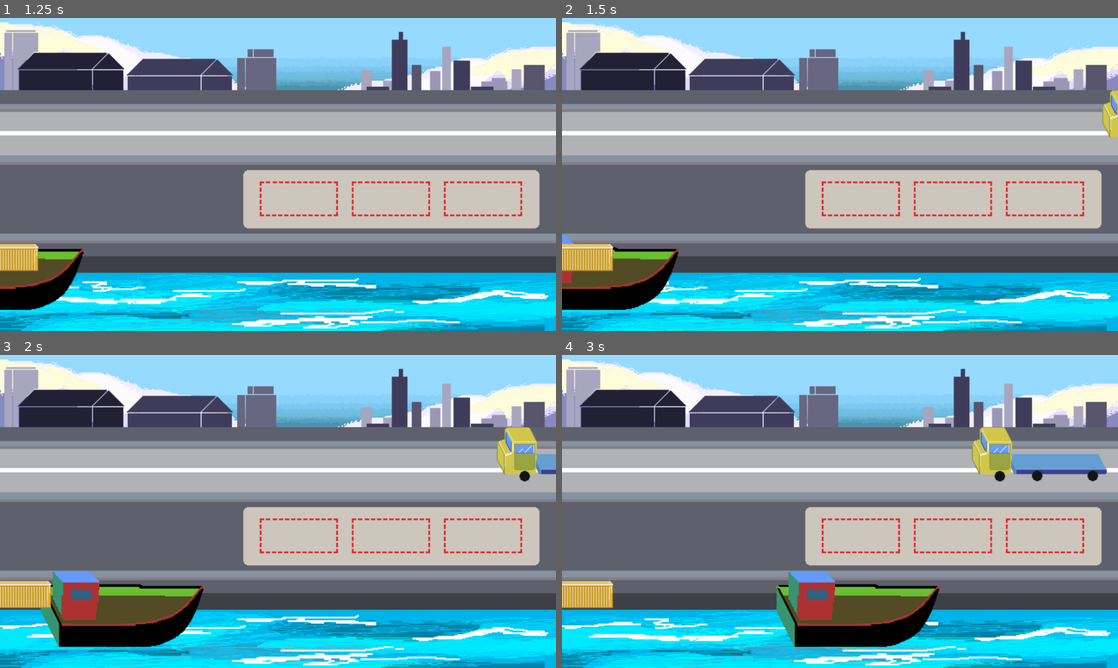
Above: before the commit, frames 1-4 (two rows, left to right).
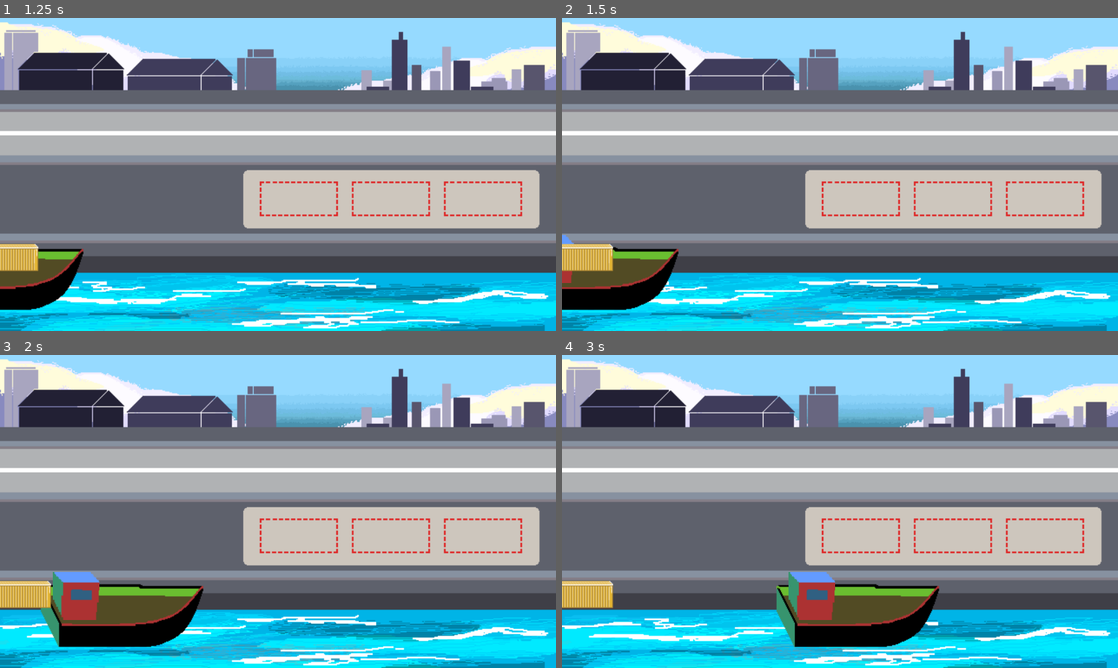
Above: after the commit, the same moments.

Repository: FlorCardinali/Game-jam-4.12.2023-puerto-de-ingeniero-white-
Game: Godot game, scene res://main.tscn
Same seed, same stepped clock (60 frames per second), same inputs: the game is played once before the commit and once after it.
Inputs (mouse positions are in pixels of both pictures, inside the frame that each line leads up to):
- Up to frame 1 (1.25 s): move the mouse to (400, 158) at 0.52 s; press the mouse at (400, 158) at 0.53 s
- Up to frame 2 (1.5 s): move the mouse to (567, 259) at 1.27 s; release the mouse at (567, 259) at 1.28 s; click (567, 259) at 1.35 s
- Up to frame 3 (2 s): no input
- Up to frame 4 (3 s): move the mouse to (895, 442) at 2.02 s; press the mouse at (895, 442) at 2.03 s; move the mouse to (812, 574) at 2.77 s; release the mouse at (812, 574) at 2.78 s; click (812, 574) at 2.85 s

Frame 1 is identical in both runs. In frame 2, 0.3% of the frame differs, in the area x 97-100%, y 23-39%; in frame 3, 1.2%; in frame 4, 2.2%, in the area x 73-98%, y 23-41%.

Commit message:
se detecta que entro y salio una caja en las areas

Diff:
--- a/barco.gd
+++ /dev/null
@@ -1 +0,0 @@
-extends CharacterBody2D
--- a/caja.gd
+++ b/caja.gd
@@ -4,14 +4,12 @@
 var distancia_al_click = Vector2.ZERO
 var colision
 var se_solto_caja = false
-
+signal se_solto_la_caja
 
 func _physics_process(delta):
 	if click_esta_adentro:
-#		print("mask: ", get_collision_mask())
 		#la caja empiesa en 1 y lo seteas a 2 cuando agarras la caja
 		collision_layer = 2
-#		print("layer: ", get_collision_layer())
 		colision = move_and_collide(get_global_mouse_position() - distancia_al_click - position)
 
 func empujar(velocidad):
@@ -24,5 +22,5 @@
 		print("se clikio")
 	if event.is_action_released("click_izquierdo"):
 		click_esta_adentro = false
-		se_solto_caja = true
+		emit_signal("se_solto_la_caja")
 		print("se solto el click")
--- a/caja.tscn
+++ b/caja.tscn
@@ -12,7 +12,7 @@
 [node name="caja" type="CharacterBody2D" groups=["cajas"]]
 z_index = 2
 z_as_relative = false
-collision_mask = 4
+collision_mask = 0
 input_pickable = true
 script = ExtResource("1_u3uut")
 metadata/_edit_group_ = true
--- /dev/null
+++ b/camion.gd
@@ -0,0 +1,4 @@
+extends CharacterBody2D
+
+func _physics_process(delta):
+	pass
--- a/camion.tscn
+++ b/camion.tscn
@@ -1,15 +1,21 @@
-[gd_scene load_steps=4 format=3 uid="uid://bexi10yhppw4w"]
+[gd_scene load_steps=6 format=3 uid="uid://bexi10yhppw4w"]
 
+[ext_resource type="Script" path="res://camion.gd" id="1_al8ed"]
 [ext_resource type="Texture2D" uid="uid://ct3ekkk6a7gh3" path="res://img/Delante de camion.png" id="1_ghuuv"]
 [ext_resource type="Texture2D" uid="uid://dqw7bxxlks3jj" path="res://img/Atras camion.png" id="2_frnof"]
 
 [sub_resource type="RectangleShape2D" id="RectangleShape2D_jjrn5"]
 size = Vector2(326.25, 69.5)
 
+[sub_resource type="RectangleShape2D" id="RectangleShape2D_k2sk0"]
+size = Vector2(314, 69.5)
+
 [node name="Camion" type="CharacterBody2D"]
 z_index = 2
 z_as_relative = false
-metadata/_edit_group_ = true
+collision_layer = 4
+collision_mask = 4
+script = ExtResource("1_al8ed")
 
 [node name="colision_camion" type="CollisionShape2D" parent="."]
 z_index = 2
@@ -32,3 +38,9 @@
 scale = Vector2(3, 3)
 texture = ExtResource("2_frnof")
 centered = false
+
+[node name="area_camion" type="Area2D" parent="."]
+
+[node name="colision_camion" type="CollisionShape2D" parent="area_camion"]
+position = Vector2(308, 121.75)
+shape = SubResource("RectangleShape2D_k2sk0")
--- a/main.gd
+++ b/main.gd
@@ -14,24 +14,28 @@
 var colision_barco
  #caja
 var caja_instancia
+var hay_caja_en_1 = false
+var hay_caja_en_2 = false
+var hay_caja_en_3 = false
 #camion
 var camion_instancia
 var hay_camion = false
 var colision_camion
 var vector_camion = Vector2(-5,0)
+var area_camion
 
 func _ready():
 	pass
 
 func _process(delta):
+
 	if not hay_camion:
 		camion_instancia = camion.instantiate()
 		add_child(camion_instancia)
 		#arranca en 2300
 		camion_instancia.position = Vector2(2300,250)
+		area_camion = camion_instancia.get_node("/root/Main/Camion/area_camion")
 		hay_camion = true
-	else:
-		recorrer_mapa_camion(camion_instancia)
 
 	if not hay_barco:
 		barco_instancia = barco.instantiate()
@@ -48,16 +52,11 @@
 
 
 func recorrer_mapa_camion(camion):
-	print("recorrer mapa camion")
-	print(camion.position)
 	colision_camion = camion.move_and_collide(vector_camion)
 	#se va en -500
 	if camion.position.x <= -500:
 		camion.queue_free()
 		hay_camion = false
-
-
-
 
 
 func recorrer_mapa_barco(barco, caja):
@@ -72,3 +71,15 @@
 			caja.empujar(vector_caja)
 		elif caja.position.x >= 1930:
 			caja.position = Vector2(2500,2500)
+
+
+
+
+
+func _on_area_1_area_entered(area):
+	hay_caja_en_1=true
+	print("entro en 1")
+
+func _on_area_1_area_exited(area):
+	hay_caja_en_1= false
+	print("salio de 1")
--- a/main.tscn
+++ b/main.tscn
@@ -51,3 +51,6 @@
 [node name="colision_area_3" type="CollisionShape2D" parent="area_3"]
 position = Vector2(126.684, 55.9791)
 shape = SubResource("RectangleShape2D_okpje")
+
+[connection signal="area_entered" from="area_1" to="." method="_on_area_1_area_entered"]
+[connection signal="area_exited" from="area_1" to="." method="_on_area_1_area_exited"]
--- a/project.godot
+++ b/project.godot
@@ -36,6 +36,7 @@
 2d_physics/layer_1="barco"
 2d_physics/layer_2="caja"
 2d_physics/layer_3="detecta_caja_agarrada"
+2d_physics/layer_4="caja_suelta"
 
 [rendering]
 
